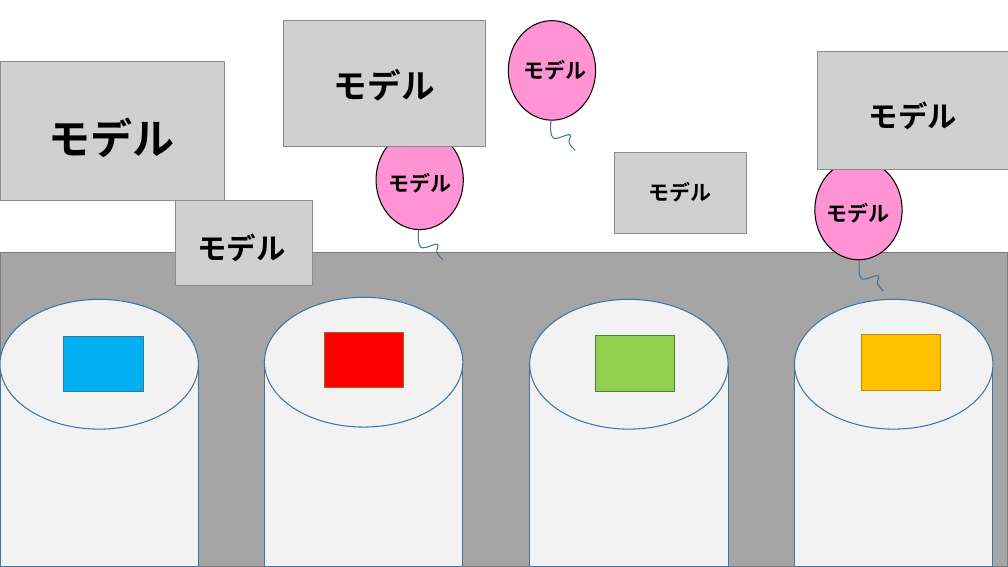
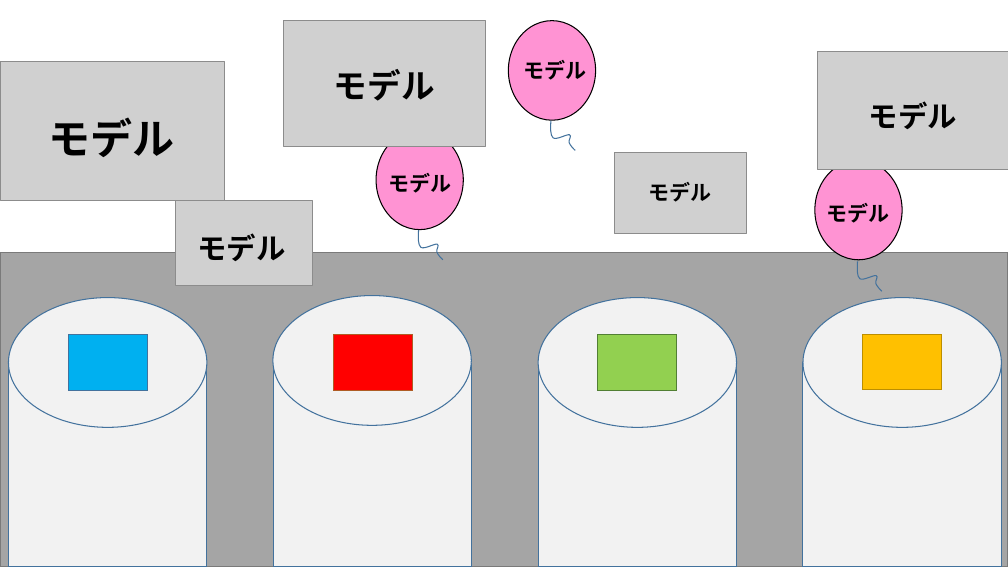
Before and after one commit to MizukiKato0416/sotsugyou_time_kato, a slide deck: slide 1 of リザルト構成案.pptx. Drawn at 1008x567 pixels with LibreOffice and Linux fonts; fonts in the diff are those of the drawing; grey boxes stand for pictures. Boxes give left, top, right and bottom in pixels: in the first picture for what was removed or moved away, otherwise in the second. Text is boxed around its words. In the diff, an @@ line names an element or a change of style, - is before the commit and + after.

```diff
--- a/リザルト構成案.pptx
+++ b/リザルト構成案.pptx
@@ freeform shape at (858,262,882,291): outline redrawn @@
@@ rectangle: place and size @@
-rectangle at (64,337,144,392)
+rectangle at (68,335,147,390)
@@ 4 rectangles, 4 ellipses: place and size @@
-4 rectangles, 4 ellipses at (0,297,993,567)
+4 rectangles, 4 ellipses at (8,296,1001,566)
@@ rectangle: place and size @@
-rectangle at (795,366,993,566)
+rectangle at (803,362,1002,567)
```
Also in this commit, not shown: 1 other slide changed, 1 other file.
